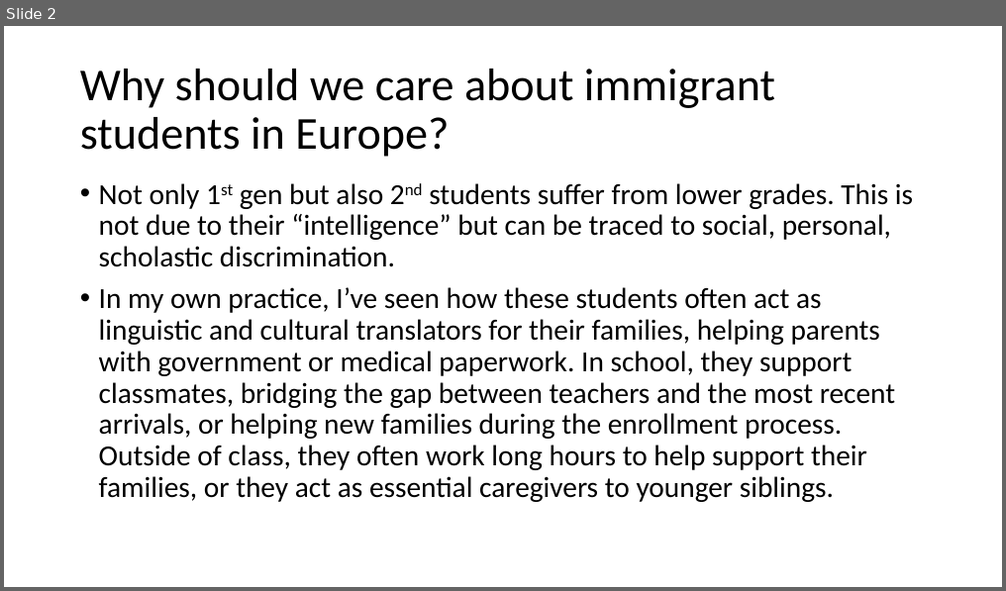
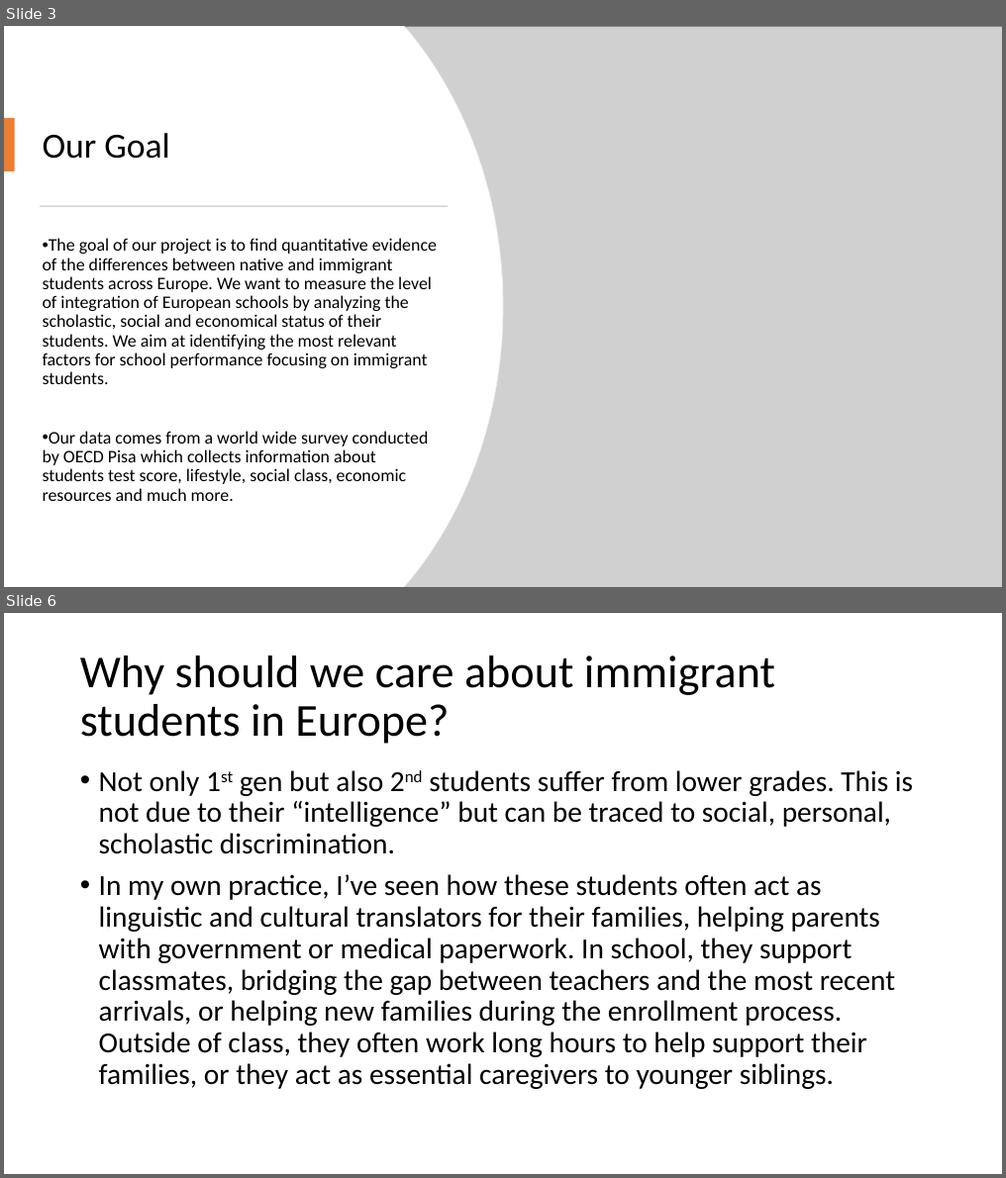
Before and after one commit to SebastianCastellano/Applied-Statistics-Project, a slide deck: Presentations/Pitch for 25.07/Pitch 25.07 - Immigrant students in Europe.pptx. Shown one above the other, each under a label of ours: slide 2 before the commit, slides 3 and 6 after it; the slides between them are not shown. The pictures are 1006x591 and 1006x1178 pixels, drawn with LibreOffice and Linux fonts; fonts in the diff are those of the drawing; grey boxes stand for pictures. Boxes give left, top, right and bottom in pixels: in the first picture for what was removed or moved away, otherwise in the second. Text is boxed around its words. In the diff, an @@ line names an element or a change of style, - is before the commit and + after.

Commit message:
Speed presentation 25/7
Presentation + pictures used

```diff
--- a/Presentations/Pitch for 25.07/Pitch 25.07 - Immigrant students in Europe.pptx
+++ b/Presentations/Pitch for 25.07/Pitch 25.07 - Immigrant students in Europe.pptx
@@ slide 3 added at <box>4,26,1002,587</box>, background #FFFFFF @@
@@ freeform shape added at <box>4,26,503,587</box>, fill #FFFFFF, outline #EFEFEF 0.75 pt @@
@@ freeform shape added at <box>4,26,503,587</box>, fill #FFFFFF @@
@@ picture added at <box>404,26,1002,587</box> @@
@@ rectangle added at <box>4,118,15,172</box>, fill #ED7D31 @@
@@ title added at <box>43,133,170,159</box>, 34 pt, text #000000 @@
+Our Goal
@@ rectangle added at <box>40,205,448,207</box>, fill #D5D5D5 @@
@@ text added at <box>43,238,437,501</box>, 17 pt, text #000000 @@
+• The goal of our project is to find quantitative evidence of the differences between native and immigrant students across Europe. We want to measure the level of integration of European schools by analyzing the scholastic, social and economical status of their students. We aim at identifying the most relevant factors for school performance focusing on immigrant students.
+• Our data comes from a world wide survey conducted by OECD Pisa which collects information about students test score, lifestyle, social class, economic resources and much more.
@@ what was slide 2 is now slide 6 @@
```
Also in this commit, not shown: 1 slide changed, 3 other slides added, 4 other files.
